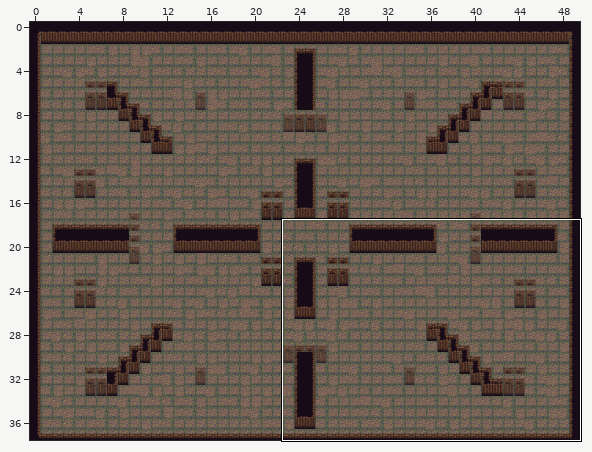
Tiled map (JSON): client/public/maps/timber_yard.json. Above: a wide view before the commit, with the close-up outlined.
Close-up. First the earlier version:
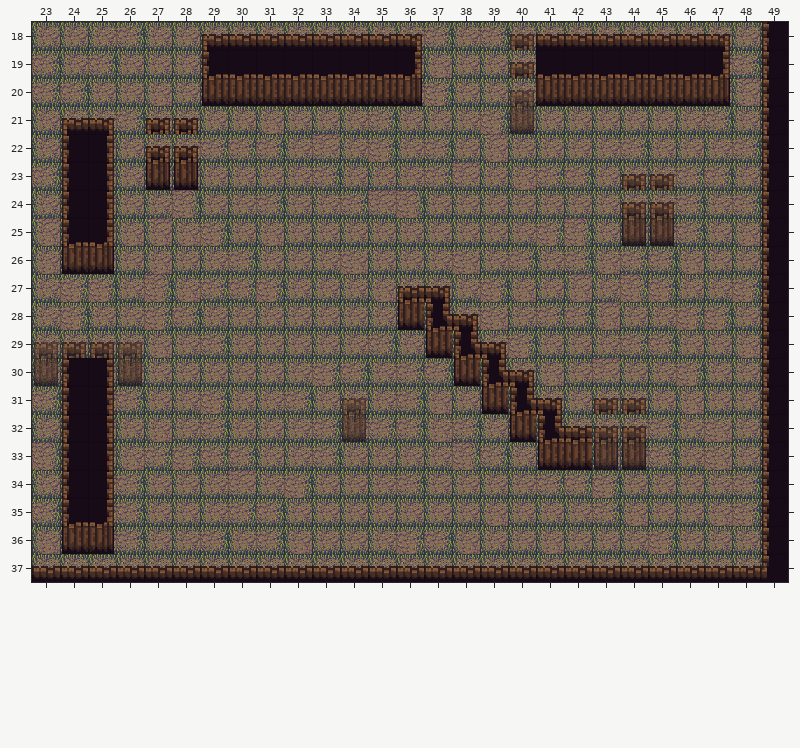
Cells are 32x32 px. Shown: x 23..49, y 18..37. The commit also changed other parts of the map, which this record leaves out.
After the commit:
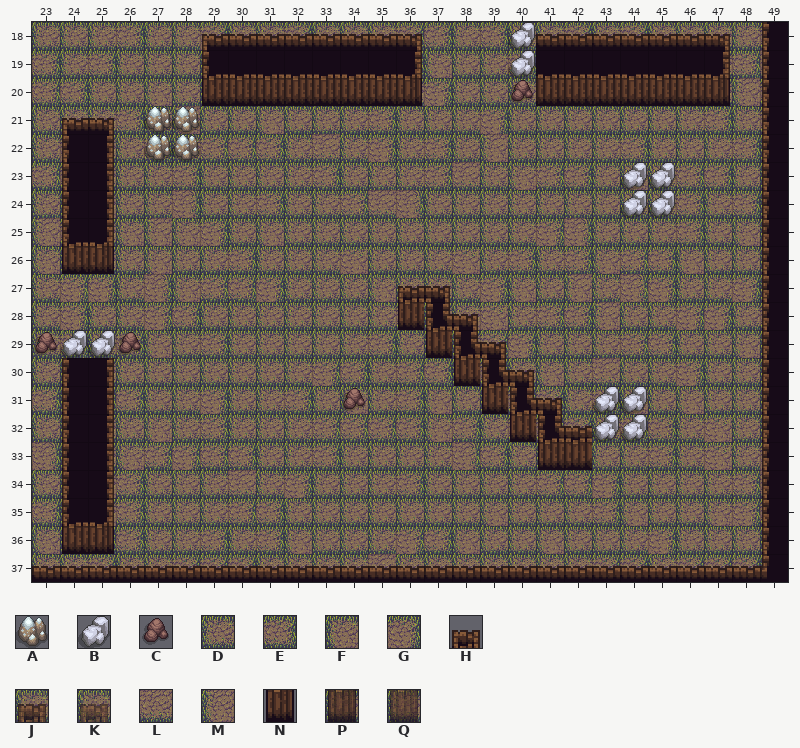
Key: from "arena_unified": A 290, B 292, C 294; from "arena_wood": D 96, E 97, F 98, G 99, H 100, J 101, K 102, L 106, M 107, N 108, P 109, Q 110.
_ is an empty cell, . an unchanged one.
See-through tiles are keyed as they look on the map.
The exact change:
--- layer "Ground"
@@ x 24..49 @@
-18 .....D..D...D.....D.D....D
-19 ............D...D........D
-20 .........................D
-21 ....D....................D
-22 D..D......................
-23 D...D...............D.....
+18 .....G..E...E.....E.E....E
+19 ............E...E........L
+20 .........................E
+21 ....M....................E
+22 G..E......................
+23 E...E...............F.....
@@ x 24..24 @@
-25 D
+25 E
@@ x 24..49 @@
-28 ............D.D..........D
-29 D.D............D..........
-30 ...............D..........
-31 .D........D.....DD.DD.....
-32 ..........D.....DDD.D.....
-33 .........................D
-34 .........................D
-35 .........................D
-36 .D........................
-37 .D..DDD....D.......DD.DDD.
+28 ............E.F..........E
+29 E.E............E..........
+30 ...............E..........
+31 .E........F.....EE.EF.....
+32 ..........E.....EEE.E.....
+33 .........................G
+34 .........................L
+35 .........................E
+36 .E........................
+37 .E..EGE....L.......EG.EEG.
--- layer "WallFronts"
@@ x 40..40 @@
-21 Q
+21 _
@@ x 27..28 @@
-23 NN
+23 __
@@ x 44..45 @@
-25 PP
+25 __
@@ x 23..26 @@
-30 Q..Q
+30 _.._
@@ x 34..44 @@
-32 Q..........
-33 .........PP
+32 _..........
+33 .........__
--- layer "Walls"
@@ x 27..45 @@
-18 .............J.....
-19 .............J.....
-20 .............K.....
-21 HH.................
-22 HH.................
-23 .................JJ
-24 .................JJ
+18 .............B.....
+19 .............B.....
+20 .............C.....
+21 AA.................
+22 AA.................
+23 .................BB
+24 .................BB
@@ x 23..26 @@
-29 KJJK
+29 CBBC
@@ x 34..44 @@
-31 K........JJ
-32 .........JJ
+31 C........BB
+32 .........BB
